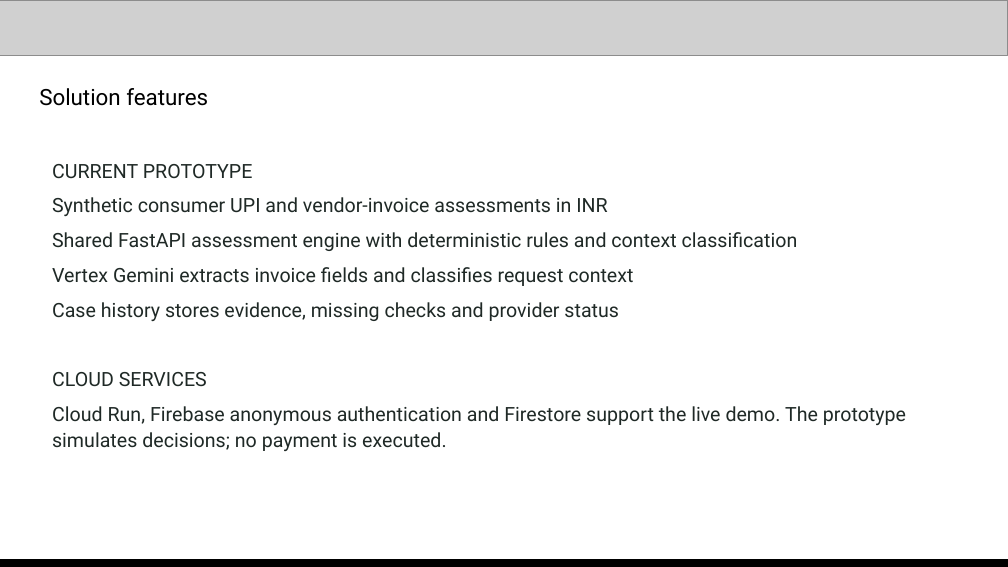
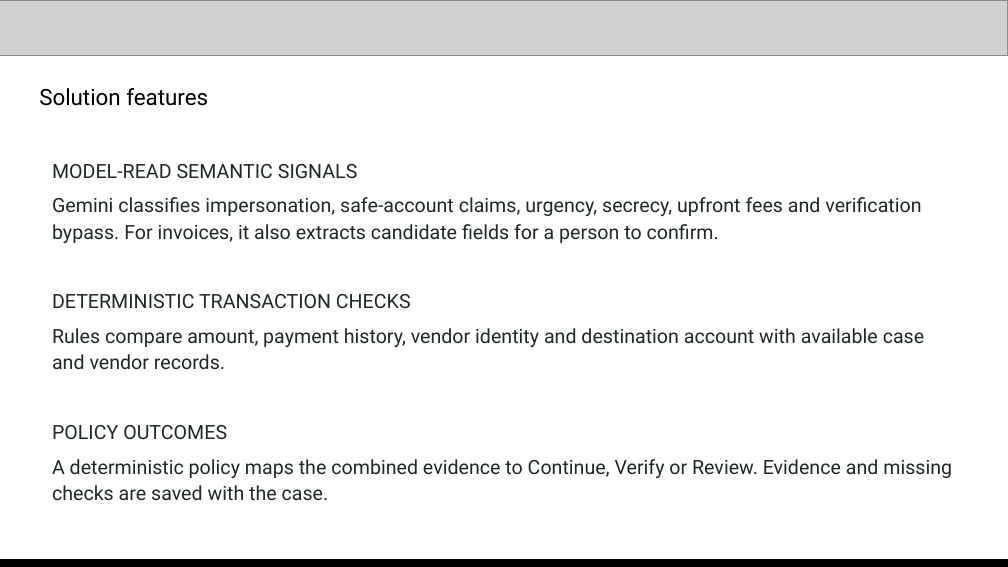
Before and after one commit to NikhilBudaniya/scamshield, a slide deck: slide 4 of artifacts/scamshield-hack2skill-submission.pptx (slide 5 before the commit). Drawn at 1008x567 pixels with LibreOffice and Linux fonts; fonts in the diff are those of the drawing; grey boxes stand for pictures. Boxes give left, top, right and bottom in pixels: in the first picture for what was removed or moved away, otherwise in the second. Text is boxed around its words. In the diff, an @@ line names an element or a change of style, - is before the commit and + after.

Commit message:
Strengthen hybrid fraud pitch with sourced invoice fraud figures

```diff
--- a/artifacts/scamshield-hack2skill-submission.pptx
+++ b/artifacts/scamshield-hack2skill-submission.pptx
@@ text at bbox=[52, 164, 952, 501]: text changed @@
-CURRENT PROTOTYPE
-Synthetic consumer UPI and vendor-invoice assessments in INR
-Shared FastAPI assessment engine with deterministic rules and context classification
-Vertex Gemini extracts invoice fields and classifies request context
-Case history stores evidence, missing checks and provider status
-CLOUD SERVICES
-Cloud Run, Firebase anonymous authentication and Firestore support the live demo. The prototype simulates decisions; no payment is executed.
+MODEL-READ SEMANTIC SIGNALS
+Gemini classifies impersonation, safe-account claims, urgency, secrecy, upfront fees and verification bypass. For invoices, it also extracts candidate fields for a person to confirm.
+DETERMINISTIC TRANSACTION CHECKS
+Rules compare amount, payment history, vendor identity and destination account with available case and vendor records.
+POLICY OUTCOMES
+A deterministic policy maps the combined evidence to Continue, Verify or Review. Evidence and missing checks are saved with the case.
```
Also in this commit, not shown: 7 other slides changed, 2 slides added, 4 slides removed, 3 other files.
